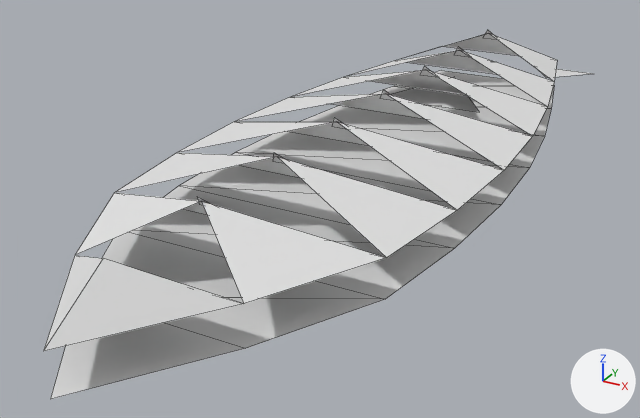
A saved change to the OBJ model GameData/Meshes/Ships/vesper/carrier_command.obj.
Before and after are seen from a camera (50 mm lens) standing at (3.9, -8.85, 3.5) and looking at (-0.39, -1.05, -0.4). Every picture has the same lights, and +X, +Y and +Z are marked at lower right. The picture after the commit comes second. Mesh edges are drawn as thin lines. Where no turn or scale is listed for an object, it has been applied to the vertices. Vertices at exactly the same position are counted once.

Before the edit, the objects in view are built like this:
```python
me_carrier_command = bpy.data.meshes.new('carrier_command')
me_carrier_command.from_pydata(...)  # 72 vertices, 49 faces; spans x -1.58..1.58, y -5.44..4.59, z 0.0..0.82
ob_carrier_command = bpy.data.objects.new('carrier_command', me_carrier_command)
ob_carrier_command.location = (0.0, 0.0, 0.0)
```
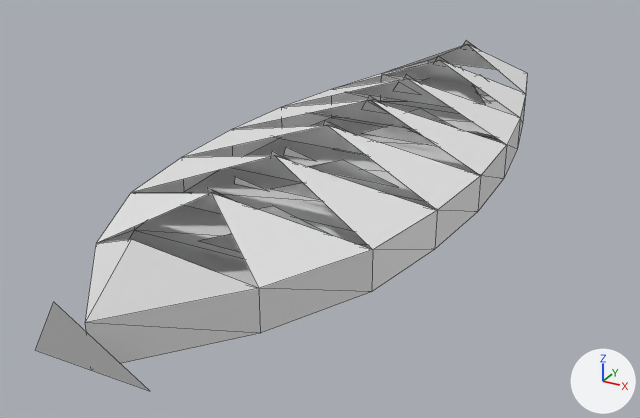
The change, as a list of edits to the scene's bpy script:
```text
Change me_carrier_command:
    used by ob_carrier_command; location = (0.0, 0.0, 0.0)
    remove me_carrier_command.from_pydata(...)  # 72 vertices, 49 faces; spans x -1.58..1.58, y -5.44..4.59, z 0.0..0.82
    add me_carrier_command.from_pydata(...)  # 117 vertices, 96 faces; spans x -1.43..1.43, y -5.3..2.9, z 0.0..0.85
    me_carrier_command part 1: the loose piece of 25 vertices spanning x -1.58..1.58, y -5.44..3.65, z 0.37..0.76 is rebuilt with 42 vertices and now spans x -1.43..1.43, y -5.06..2.71, z 0.0..0.78
    me_carrier_command part 2: the loose piece of 3 vertices spanning x -0.13..0.13, y -1.46..-1.28, z 0.65..0.82 is rebuilt with 3 vertices and now spans x -0.18..0.18, y -1.57..-1.32, z 0.62..0.81
    me_carrier_command part 3: the loose piece of 3 vertices spanning x -0.13..0.13, y -2.6..-2.41, z 0.65..0.82 is rebuilt with 3 vertices and now spans x -0.15..0.15, y -2.63..-2.42, z 0.67..0.85
    me_carrier_command part 4: the loose piece of 3 vertices spanning x -0.66..0.66, y 1.0..1.86, z 0.3..0.44 is rebuilt with 3 vertices and now spans x -0.63..0.63, y 1.31..2.09, z 0.3..0.52
    me_carrier_command part 5: 7 loose pieces with 21 vertices, spanning x -1.22..1.22, y -3.74..4.59, z 0.0..0.82, are deleted
    me_carrier_command part 6
    17 vertices are removed from x -1.58..1.58, y -5.44..3.65, z 0.0
    15 faces are deleted
    55 vertices are added at x -1.15..1.15, y -5.3..2.9, z 0.0..0.85
    6 new vertices lie (0.3, 0.0, 0.0) away from vertices in x -0.15, y -3.39..2.44, z 0.67
    5 new vertices lie (0.15, -0.21, 0.18) away from vertices in x -0.15, y -3.39..2.44, z 0.67
    22 new faces join them
```

Changed parts and their boxes (x1, y1, x2, y2) in the pictures (640 x 418 px; the box of a moved part takes in the faces that stretch with it):
'carrier_command', reshaped (11% narrower): before (43, 29, 594, 399); after (36, 40, 527, 391)
part 1 of me_carrier_command, rebuilt (14% narrower): before (43, 33, 557, 351); after (85, 44, 527, 364)
part 2 of me_carrier_command, rebuilt: before (332, 117, 346, 129); after (329, 122, 350, 133)
part 3 of me_carrier_command, rebuilt: before (273, 153, 285, 163); after (271, 151, 293, 162)
part 4 of me_carrier_command, rebuilt: before (391, 77, 479, 112); after (418, 67, 485, 104)
part 5 of me_carrier_command, deleted: before (197, 29, 594, 205)
part 6 of me_carrier_command, moved or reshaped: before (50, 70, 554, 399); after (36, 40, 496, 391)
